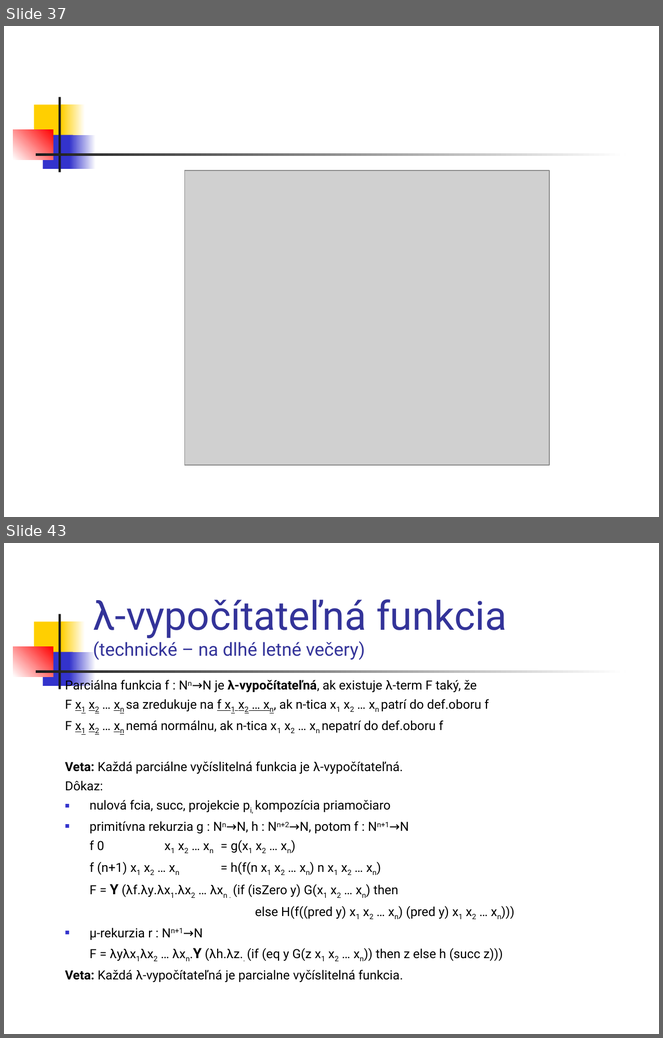
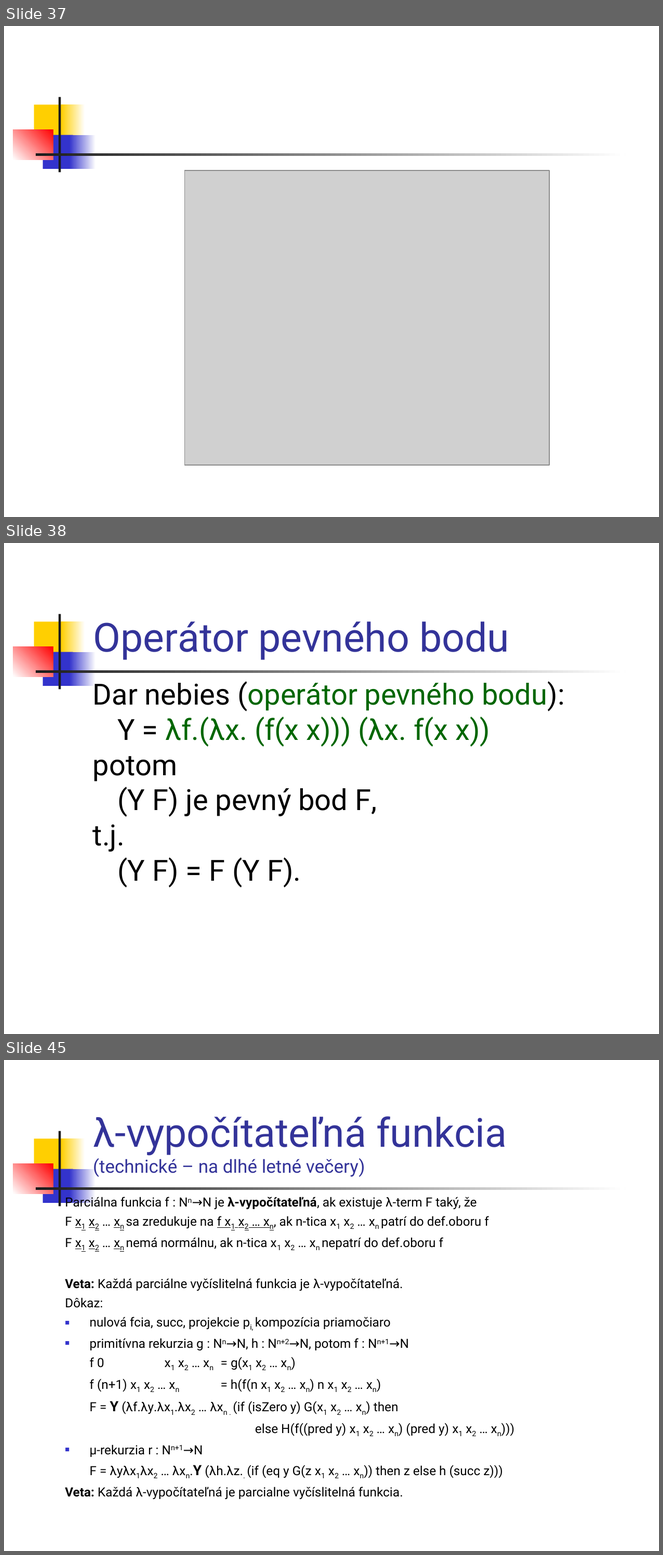
Before and after one commit to Funkcionalne/Prednasky, a slide deck: 06/06_fpro.ppt. Shown one above the other, each under a label of ours: slides 37 and 43 before the commit, slides 37, 38 and 45 after it; the slides between them are not shown. The pictures are 663x1038 and 663x1555 pixels, drawn with LibreOffice and Linux fonts; fonts in the diff are those of the drawing; grey boxes stand for pictures. Boxes give left, top, right and bottom in pixels: in the first picture for what was removed or moved away, otherwise in the second. Text is boxed around its words. In the diff, an @@ line names an element or a change of style, - is before the commit and + after.

```diff
--- a/06/06_fpro.ppt
+++ b/06/06_fpro.ppt
@@ slide 38 added at (x1=4, y1=543, x2=659, y2=1034), background #FFFFFF; not listed: 7 template elements that a slide beside it also shows @@
@@ title added at (x1=93, y1=622, x2=509, y2=660), 44 pt, text #333399 @@
+Operátor pevného bodu
@@ text added at (x1=93, y1=681, x2=565, y2=888), 32 pt, text #000000 @@
+Dar nebies (operátor pevného bodu):
+Y = λf.(λx. (f(x x))) (λx. f(x x))
+potom
+(Y F) je pevný bod F,
+t.j.
+(Y F) = F (Y F).
@@ what was slide 43 is now slide 45 @@
```
Also in this commit, not shown: 6 slides changed, 1 other slide added, 7 other files.
